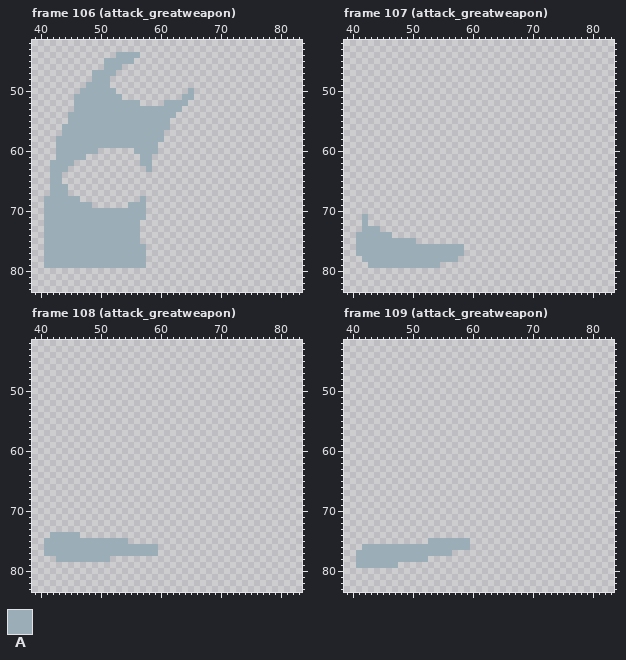
Pixel-art file -- Assets/Resources/sprites/player.aseprite. Above is the file before it was changed.
128x128 pixels, 123 frames. Shown: frame 106 (attack_greatweapon): x 39..83, y 42..83; frame 107 (attack_greatweapon): x 39..83, y 42..83; frame 108 (attack_greatweapon): x 39..83, y 42..83; frame 109 (attack_greatweapon): x 39..83, y 42..83. The commit also changed other frames, which this record leaves out.
Visible layers, top first: "Layer 2", "Layer 1".
Palette (. is transparent): A #9badb7
Pixels before, frame 106 (attack_greatweapon), first column x 41:
44 ............AAAA.........
45 ..........AAAAA..........
46 ..........AAA............
47 ........AAAA.............
48 ........AAA..............
49 .......AAAA..............
50 ......AAAAAA............A
51 .....AAAAAAAA..........AA
52 .....AAAAAAAAAAA....AAAA.
53 .....AAAAAAAAAAAAAAAAAA..
54 ....AAAAAAAAAAAAAAAAAA...
55 ....AAAAAAAAAAAAAAAAA....
56 ...AAAAAAAAAAAAAAAAAA....
57 ...AAAAAAAAAAAAAAAAA.....
58 ..AAAAAAAAAAAAAAAAAA.....
59 ..AAAAAAAAAAAAAAAAA......
60 ..AAAAAAA......AAAA......
61 ..AAAAA.........AA.......
62 .AAAA...........AA.......
63 .AAA.............A.......
64 .AA......................
65 .AA......................
66 .AAA.....................
67 .AAA.....................
68 AAAAAA..........A........
69 AAAAAAAA......AAA........
70 AAAAAAAAAAAAAAAAA........
71 AAAAAAAAAAAAAAAAA........
72 AAAAAAAAAAAAAAAA.........
73 AAAAAAAAAAAAAAAA.........
74 AAAAAAAAAAAAAAAA.........
75 AAAAAAAAAAAAAAAA.........
76 AAAAAAAAAAAAAAAAA........
77 AAAAAAAAAAAAAAAAA........
78 AAAAAAAAAAAAAAAAA........
79 AAAAAAAAAAAAAAAAA........
Pixels before, frame 107 (attack_greatweapon), first column x 41:
71 .A................
72 .A................
73 .AAA..............
74 AAAAAA............
75 AAAAAAAAAA........
76 AAAAAAAAAAAAAAAAAA
77 AAAAAAAAAAAAAAAAAA
78 .AAAAAAAAAAAAAAAA.
79 ..AAAAAAAAAAAA....
Pixels before, frame 108 (attack_greatweapon), first column x 41:
74 .AAAAA.............
75 AAAAAAAAAAAAAA.....
76 AAAAAAAAAAAAAAAAAAA
77 AAAAAAAAAAAAAAAAAAA
78 ..AAAAAAAAA........
Pixels before, frame 109 (attack_greatweapon), first column x 41:
75 ............AAAAAAA
76 .AAAAAAAAAAAAAAAAAA
77 AAAAAAAAAAAAAAAA...
78 AAAAAAAAAAAA.......
79 AAAAAAA............
After the commit:
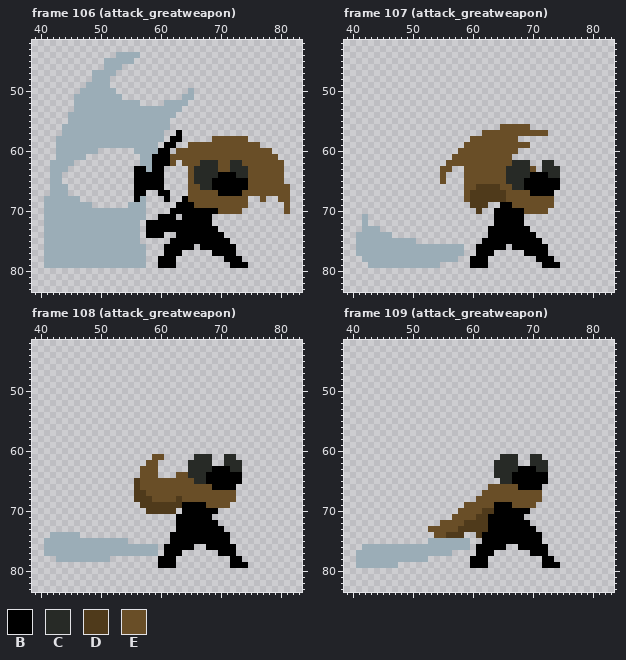
Colours new in this view: B #000000  C #272a26  D #4f3a1b  E #694e27
Edits made:
Changed rows in their new state; - is an unchanged pixel.
Frame 106 (attack_greatweapon), layers "Layer 2", "Layer 1":
first column x 56:
57 -------B------------------
58 ------BB-----EEEEEE-------
59 -----BB--EEEEEEEEEEEE-----
60 ----BB-EEEEEEEEEEEEEEEE---
61 ---BBBEEEEEEEEEEEEEEEEEE--
62 ---BBBE-EEECCCEECCEEEEEEE-
63 BB-BB----ECCCCEECCCEEEEEE-
64 BBBBB----ECCCCBBBCCEEEEEE-
65 BBBBB----ECCCBBBBBBEEEEEE-
66 BBBBB----EECCBBBBBBEEEEEEE
67 BB--BB---EEEEEBBBBEEEEEEEE
68 B----B--BEEEEEEEEEE--E--EE
69 -------BBBEEEEEEEEE------E
70 ------BBBBBBBBEEEE-------E
71 ----BBB-BBBBB-------------
72 --BBBBBBBBBBB-------------
73 --BBBBBBBBBBBB------------
74 --BBB--BBBBBBBB-----------
75 ------BBBBBBBBBB----------
76 -----BBBBB-BBBBBB---------
77 -----BBB-----BBBB---------
78 ----BBB--------BBB--------
79 ----BBB---------BBB-------
Frame 107 (attack_greatweapon), layers "Layer 2", "Layer 1":
first column x 55:
56 ----------EEEEE-----
57 -------EEEEEEEEEEE--
58 -----EEEEEEEE-------
59 ----EEEEEEEEEEE-----
60 ---EEEEEEEEEE-------
61 --EEEEEEEEEE--------
62 -EEEEEEEEEEECCC--CC-
63 EE--EEEEEEECCCCE-CCC
64 E---EEEEEEECCCCBBBCC
65 E---EEEEEEECCCBBBBBB
66 ----EEDDDDEECCBBBBBB
67 ----EDDDDDDEEEEBBBB-
68 ----EDDDDDDEEEEEEEE-
69 -----DDD--BBEEEEEEE-
70 ------D--BBBBBEEEE--
71 ---------BBBBB------
72 ---------BBBBB------
73 --------BBBBBBB-----
74 --------BBBBBBBB----
75 -------BBBBBBBBBB---
76 ------BBBBB-BBBBBB--
77 ------BBB-----BBBB--
78 -----BBB--------BBB-
79 -----BBB---------BBB
Frame 108 (attack_greatweapon), layers "Layer 2", "Layer 1":
first column x 56:
61 ---EE-----CCC--CC--
62 --EE-----CCCC--CCC-
63 -EEE-----CCCCBBBCC-
64 -EEE---EECCCBBBBBB-
65 DEEEEEEEEECCBBBBBB-
66 DEEEEEEEEEEEEBBBB--
67 DDEEEEEEEEEEEEEEE--
68 DDDEEEEDEEEEEEEEE--
69 -DDDDDDDBBBBEEEE---
70 --DDDDD-BBBBBB-----
71 -------BBBBBB------
72 -------BBBBBBB-----
73 -------BBBBBBBB----
74 ------BBBBBBBBBB---
75 ------BBBBBBBBBB---
76 -----BBBBB--BBBBB--
77 -----BBB------BBB--
78 ----BBB---------BB-
79 ----BBB---------BBB
Frame 109 (attack_greatweapon), layers "Layer 2", "Layer 1":
first column x 53:
61 ------------CCC--CC---
62 -----------CCCC--CCC--
63 -----------CCCCBBBCC--
64 -----------CCCBBBBBB--
65 ------------CCBBBBBB--
66 ----------EEEEEBBBB---
67 ---------EEEEEEEEEE---
68 --------EEEEEEEEEEE---
69 ------EEEEEBBBEEEE----
70 -----EEEEDDBBBBBB-----
71 ----EEEEDDBBBBBB------
72 --EEEEDDDDBBBBBBB-----
73 EEEEEDDDDDBBBBBBBB----
74 -EEDDD--DBBBBBBBBBB---
75 ---------BBBBBBBBBB---
76 --------BBBBB--BBBBB--
77 --------BBB------BBB--
78 -------BBB---------BB-
79 -------BBB---------BBB
Changed places in both pictures, as pixel boxes (x1, y1, x2, y2):
added: (134, 130, 290, 268)
added: (440, 124, 560, 268)
added: (134, 454, 248, 568)
added: (428, 454, 560, 568)
